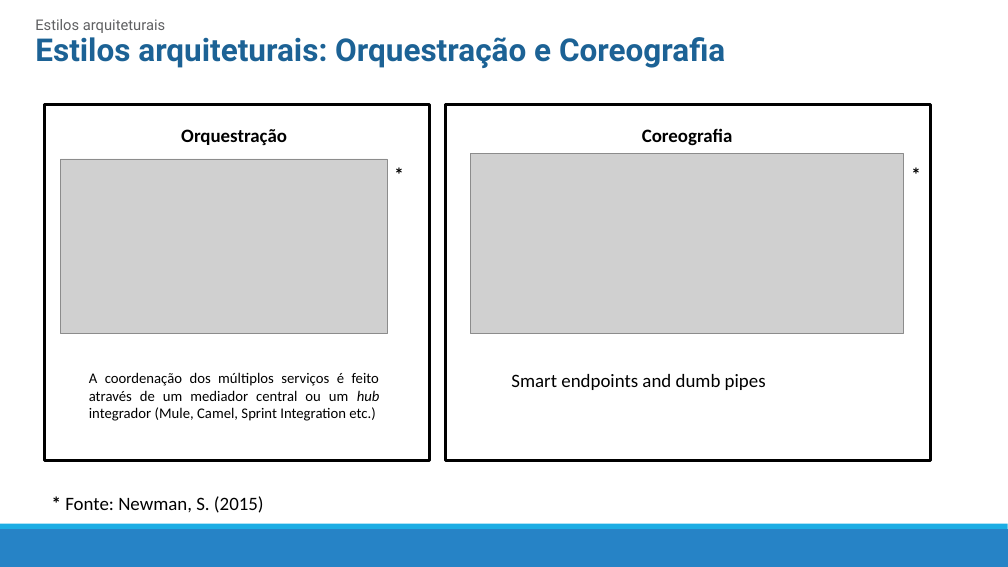
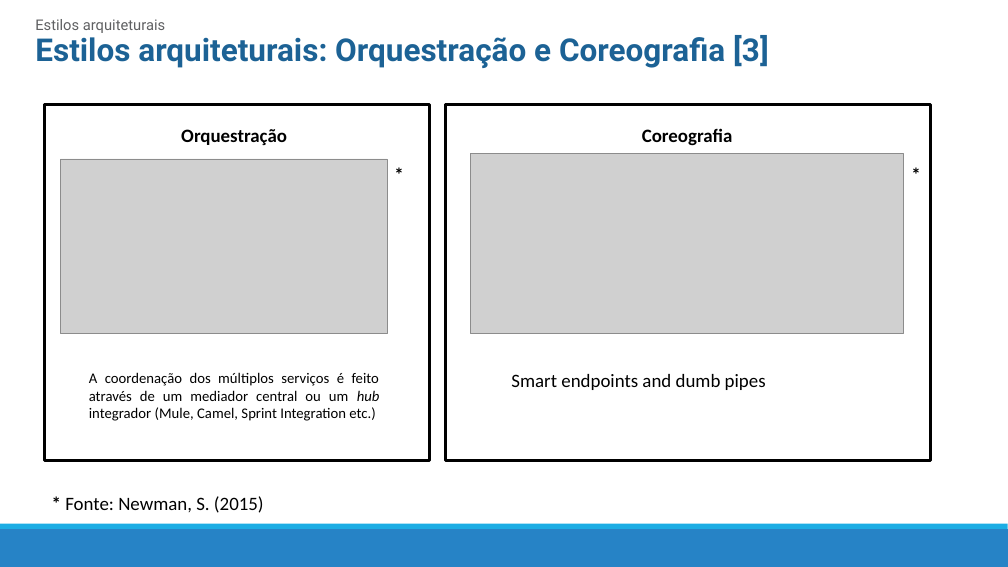
Before and after one commit to mrezende/architecture-discipline, a slide deck: slide 6 of article-presentation/Artigo.pptx. Drawn at 1008x567 pixels with LibreOffice and Linux fonts; fonts in the diff are those of the drawing; grey boxes stand for pictures. Boxes give left, top, right and bottom in pixels: in the first picture for what was removed or moved away, otherwise in the second. Text is boxed around its words. In the diff, an @@ line names an element or a change of style, - is before the commit and + after.

```diff
--- a/article-presentation/Artigo.pptx
+++ b/article-presentation/Artigo.pptx
@@ text at (x1=35, y1=35, x2=769, y2=68): text changed @@
-Estilos arquiteturais: Orquestração e Coreografia
+Estilos arquiteturais: Orquestração e Coreografia [3]
```
Also in this commit, not shown: 8 other slides changed.
